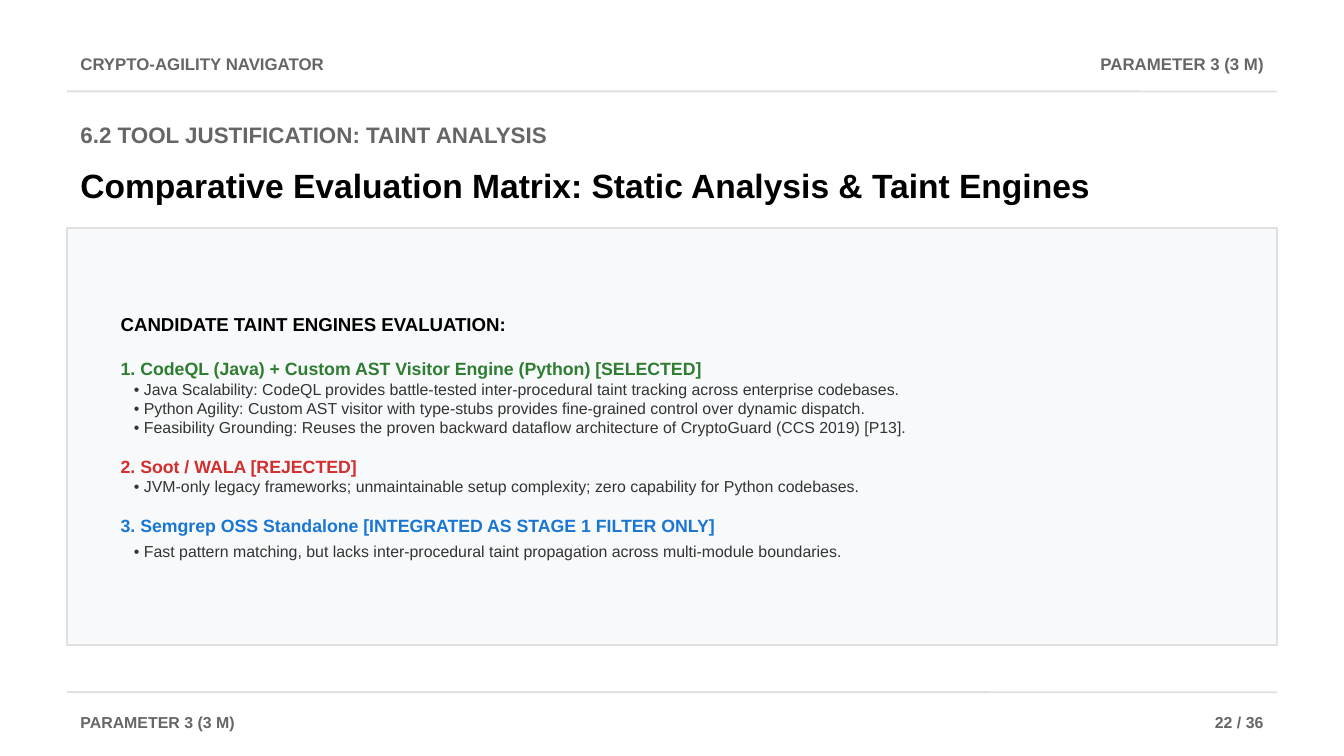
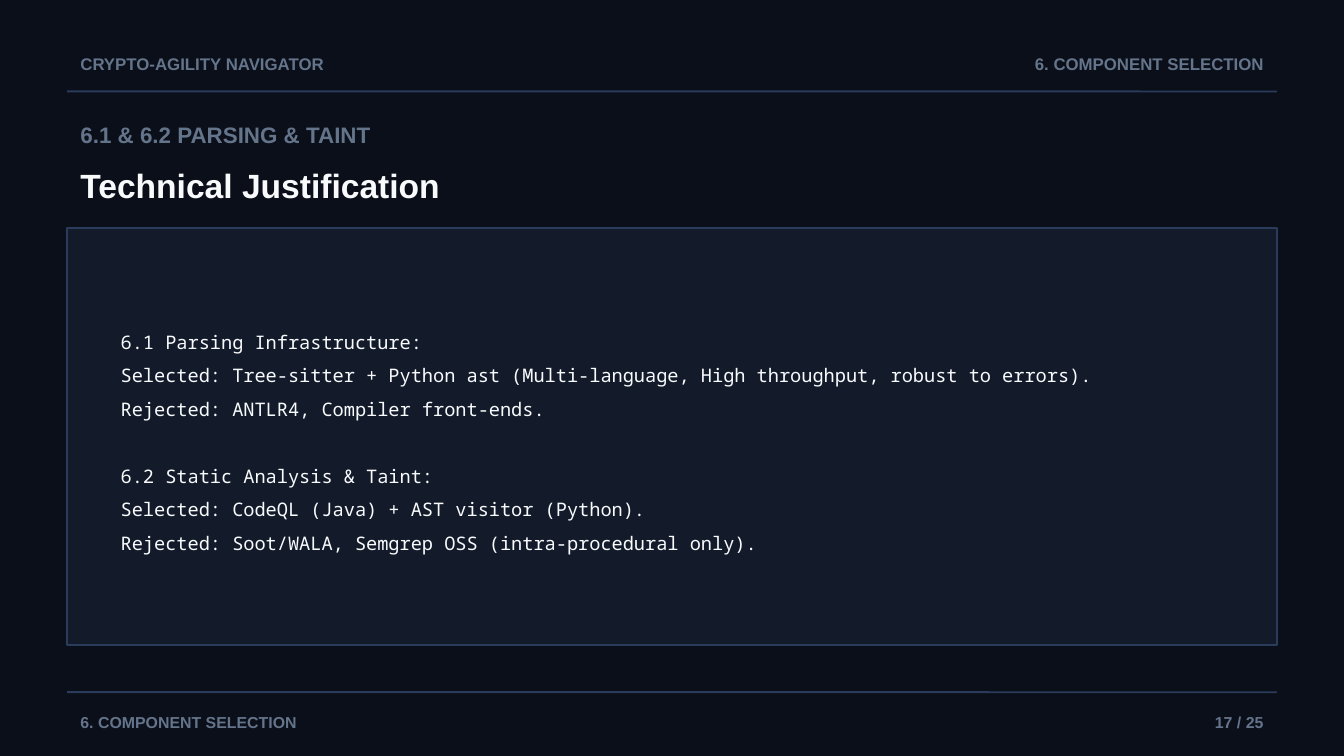
Before and after one commit to AviDhandhania/IDP-Project, a slide deck: slide 17 of docs/presentations/Crypto-Agility_Navigator_Review2.pptx (slide 22 before the commit). Drawn at 1344x756 pixels with LibreOffice and Linux fonts; fonts in the diff are those of the drawing. Boxes give left, top, right and bottom in pixels: in the first picture for what was removed or moved away, otherwise in the second. Text is boxed around its words. In the diff, an @@ line names an element or a change of style, - is before the commit and + after.

```diff
--- a/docs/presentations/Crypto-Agility_Navigator_Review2.pptx
+++ b/docs/presentations/Crypto-Agility_Navigator_Review2.pptx
@@ background #FFFFFF to #0B0F19 @@
@@ text "CRYPTO-AGILITY NAVIGATOR" at (80, 58, 324, 70): text colour #666666 to #64748B @@
@@ text at (1035, 58, 1263, 70): text changed; text colour #666666 to #64748B @@
-PARAMETER 3 (3 M)
+6. COMPONENT SELECTION
@@ line (67, 91) - (1277, 91): stroke #E0E0E0 1 pt to #2A3B5C 1 pt @@
@@ text at (80, 127, 370, 143): text changed; text colour #666666 to #64748B @@
-6.2 TOOL JUSTIFICATION: TAINT ANALYSIS
+6.1 & 6.2 PARSING & TAINT
@@ text at (80, 173, 440, 199): text changed; text colour #000000 to #F8FAFC @@
-Comparative Evaluation Matrix: Static Analysis & Taint Engines
+Technical Justification
@@ rectangle at (67, 228, 1277, 645): fill #F8F9FA to #131B2B; outline #E0E0E0 1 pt to #2A3B5C 1 pt @@
@@ text at (121, 334, 1091, 555): text changed; size 8.5 to 10 pt; font Arial to Noto Sans Mono; text colour #333333 to #F8FAFC @@
-CANDIDATE TAINT ENGINES EVALUATION:
-1. CodeQL (Java) + Custom AST Visitor Engine (Python) [SELECTED]
-• Java Scalability: CodeQL provides battle-tested inter-procedural taint tracking across enterprise codebases.
-• Python Agility: Custom AST visitor with type-stubs provides fine-grained control over dynamic dispatch.
-• Feasibility Grounding: Reuses the proven backward dataflow architecture of CryptoGuard (CCS 2019) [P13].
-2. Soot / WALA [REJECTED]
-• JVM-only legacy frameworks; unmaintainable setup complexity; zero capability for Python codebases.
-3. Semgrep OSS Standalone [INTEGRATED AS STAGE 1 FILTER ONLY]
-• Fast pattern matching, but lacks inter-procedural taint propagation across multi-module boundaries.
+6.1 Parsing Infrastructure:
+Selected: Tree-sitter + Python ast (Multi-language, High throughput, robust to errors).
+Rejected: ANTLR4, Compiler front-ends.
+6.2 Static Analysis & Taint:
+Selected: CodeQL (Java) + AST visitor (Python).
+Rejected: Soot/WALA, Semgrep OSS (intra-procedural only).
@@ line (67, 692) - (1277, 692): stroke #E0E0E0 1 pt to #2A3B5C 1 pt @@
@@ text at (80, 717, 297, 728): text changed; text colour #666666 to #64748B @@
-PARAMETER 3 (3 M)
+6. COMPONENT SELECTION
@@ text at (1215, 717, 1264, 728): text changed; text colour #666666 to #64748B @@
-22 / 36
+17 / 25
```
Also in this commit, not shown: 9 other slides changed, 15 slides added, 27 slides removed, 2 other files.
